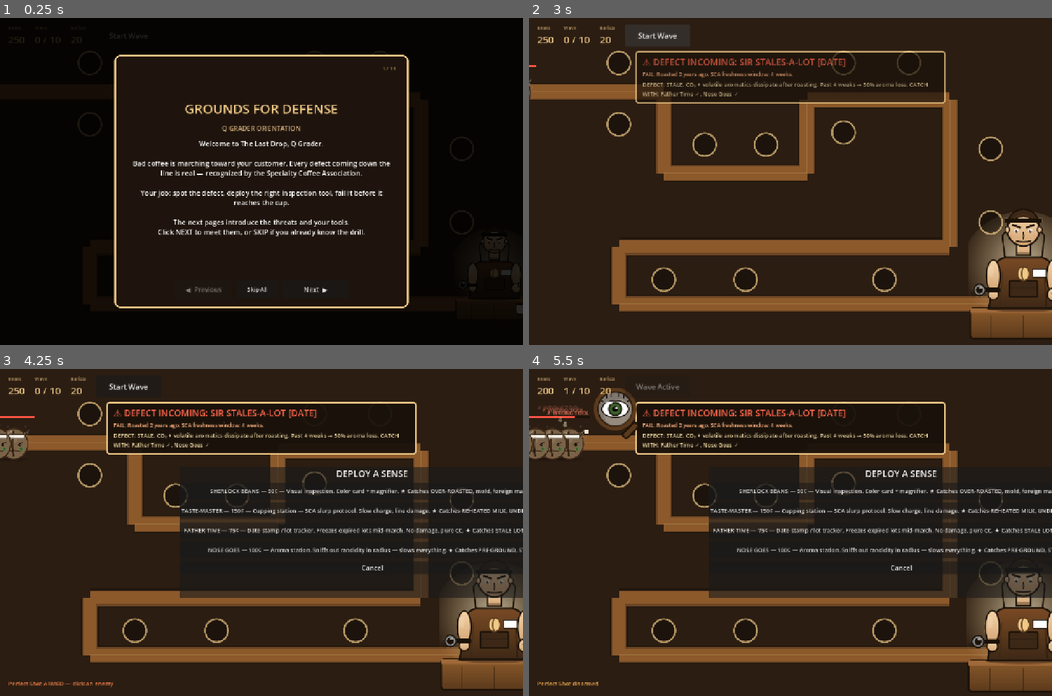
Above: before the commit, frames 1-4 (two rows, left to right).
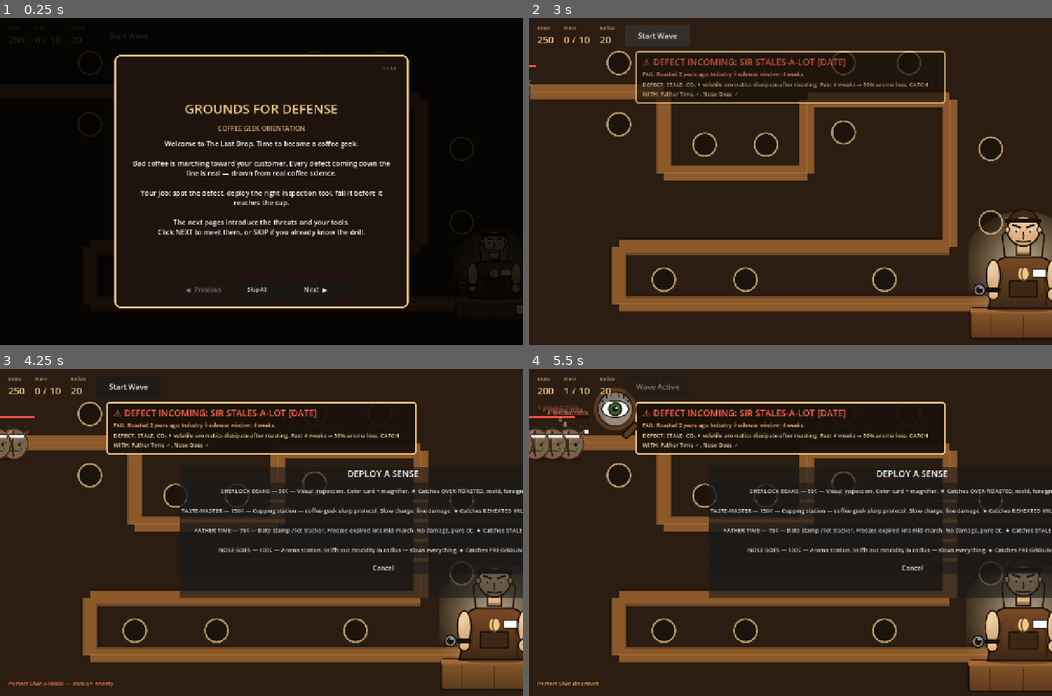
Above: after the commit, the same moments.

Repository: kanencoffee/grounds-for-defense-godot
Game: Godot game, scene res://scenes/main.tscn
Two runs of this game, one before a commit and one after it. Both use one fixed random seed, a clock stepped at 60 frames per second and the inputs below.
Inputs (mouse positions are in pixels of both pictures, inside the frame that each line leads up to):
- Up to frame 1 (0.25 s): no input
- Up to frame 2 (3 s): click "Start Wave" at 0.5 s; click "Start Wave" at 1.25 s; click "Skip All" at 2 s; click "Start Wave" at 2.75 s
- Up to frame 3 (4.25 s): tap Enter at 3.5 s; move the mouse to (88, 414) at 3.52 s; tap P at 3.6 s; click (88, 414) at 3.67 s
- Up to frame 4 (5.5 s): click "SHERLOCK BEANS — 50¢ — Visual…" at 4.25 s; move the mouse to (617, 473) at 5.02 s; tap P at 5.1 s; click (617, 473) at 5.17 s

The runs differ from the first frame. In frame 1, 0.9% of the frame differs, in the area x 30-70%, y 33-49%; in frame 2, 0.1%; in frame 3, 2.5%, in the area x 34-100%, y 16-62%; in frame 4, 2.5%.

Commit message:
Replace Q Grader / SCA branding with neutral 'coffee geek' / 'industry' language

Diff:
--- a/scripts/main.gd
+++ b/scripts/main.gd
@@ -8,7 +8,7 @@
 # ============== DEFINITIONS ==============
 const TOWER_DEFS = {
 	"eye":      {"name":"SHERLOCK BEANS",  "cost":50,  "range":180, "dmg":6,  "fire_rate":0.22, "sprite":"tower-eye.svg",    "specialty":"visual",    "blurb":"Visual inspection. Color card + magnifier. ★ Catches OVER-ROASTED, mold, foreign matter."},
-	"tongue":   {"name":"TASTE-MASTER",    "cost":150, "range": …(74 unchanged characters)… "taste",     "blurb":"Cupping station — SCA slurp protocol. Slow charge, line damag …(76 unchanged characters)…
+	"tongue":   {"name":"TASTE-MASTER",    "cost":150, "range": …(74 unchanged characters)… "taste",     "blurb":"Cupping station — coffee-geek slurp protocol. Slow charge, line damag …(76 unchanged characters)…
 	"date":     {"name":"FATHER TIME",     "cost":75,  "range":190, "dmg":0,  "fire_rate":1.2,  "sprite":"tower-date.svg",   "specialty":"date",      "blurb":"Date stamp / lot tracker. Freezes expired lots mid-march. No damage, pure CC. ★ Catches STALE LOTS, POD-ZILLA.", "root":2.0},
 	"nose":     {"name":"NOSE GOES",       "cost":100, "range":180, "dmg":0,  "fire_rate":0.0,  "sprite":"tower-nose.svg",   "specialty":"aroma",     "blurb":"Aroma station. Sniffs out rancidity in radius — slows everything. ★ Catches PRE-GROUND, STALE.", "slow":0.55, "aura":true},
 }
@@ -16,7 +16,7 @@
 const ENEMY_DEFS = {
 	"disciple":   {"hp":30,  "speed":52, "sprite":"enemy-disciple.svg",   "bounty":5,   "size":100,
 		"name":"SIR STALES-A-LOT",  "defect":"date",
-		"fail":"Roasted 2 years ago. SCA freshness window: 4 weeks.",
+		"fail":"Roasted 2 years ago. Industry freshness window: 4 weeks.",
 		"intro":"DEFECT: STALE. CO₂ + volatile aromatics dissipate after roasting. Past 4 weeks → 50% aroma loss. CATCH WITH: Father Time ✓, Nose Goes ✓"},
 	"evangelist": {"hp":20,  "speed":100,"sprite":"enemy-evangelist.svg", "bounty":8,   "size":100,
 		"name":"GRIND ZERO",        "defect":"aroma",
@@ -38,7 +38,7 @@
 	"baron":      {"hp":600, "speed":36, "sprite":"enemy-baron.svg",      "bounty":250, "size":180,
 		"name":"POD-ZILLA",         "defect":"compound",
 		"fail":"Pre-ground + sealed 18mo + foil + plastic + microplastics.",
-		"intro":"BOSS: POD-ZILLA. Compound defect — stale + pre-ground + plastic taint at once. Heavily armored. ALL QC tools work, but at reduced bonus. Bring everything.",
+		"intro":"BOSS: POD-ZILLA. Compound defect — stale + pre-ground + plastic taint at once. Heavily armored. ALL inspection tools work, but at reduced bonus. Bring everything.",
 		"regen":5, "armor":0.25},
 }
 
@@ -131,8 +131,8 @@
 		{
 			"kind": "intro",
 			"title": "GROUNDS FOR DEFENSE",
-			"subtitle": "Q GRADER ORIENTATION",
-			"body": "Welcome to The Last Drop, Q Grader.\n\nBad coffee is marching toward your customer. Every defect coming down the line is real — recognized by the Specialty Coffee Association.\n\nYour job: spot the defect, deploy t …(182 unchanged characters)…
+			"subtitle": "COFFEE GEEK ORIENTATION",
+			"body": "Welcome to The Last Drop. Time to become a coffee geek.\n\nBad coffee is marching toward your customer. Every defect coming down the line is real — drawn from real coffee science.\n\nYour job: spot the defect, deploy t …(182 unchanged characters)…
 		},
 		{ "kind":"section", "title":"THE DEFECTS", "subtitle":"Six real coffee quality failures" }
 	]
@@ -151,7 +151,7 @@
 				"sprite": d.sprite,
 				"is_boss": k == "baron"
 			})
-	briefing_pages.append({ "kind":"section", "title":"YOUR Q GRADER KIT", "subtitle":"Four tools. Each catches specific defects." })
+	briefing_pages.append({ "kind":"section", "title":"YOUR COFFEE GEEK KIT", "subtitle":"Four tools. Each catches specific defects." })
 	# Add each tower as its own page
 	var tower_order = ["eye", "date", "nose", "tongue"]
 	for k in tower_order:
@@ -168,7 +168,7 @@
 			})
 	briefing_pages.append({
 		"kind": "ready",
-		"title": "READY, Q GRADER?",
+		"title": "READY TO GET GEEKY?",
 		"body": "★ Right tool → 2× damage + ✓ DEFECT CAUGHT\n✗ Wrong tool → 0.6× damage + ✗ WRONG TOOL\n☆ Pod-zilla (boss) →  …(196 unchanged characters)…
 	})
 	briefing_idx = 0
